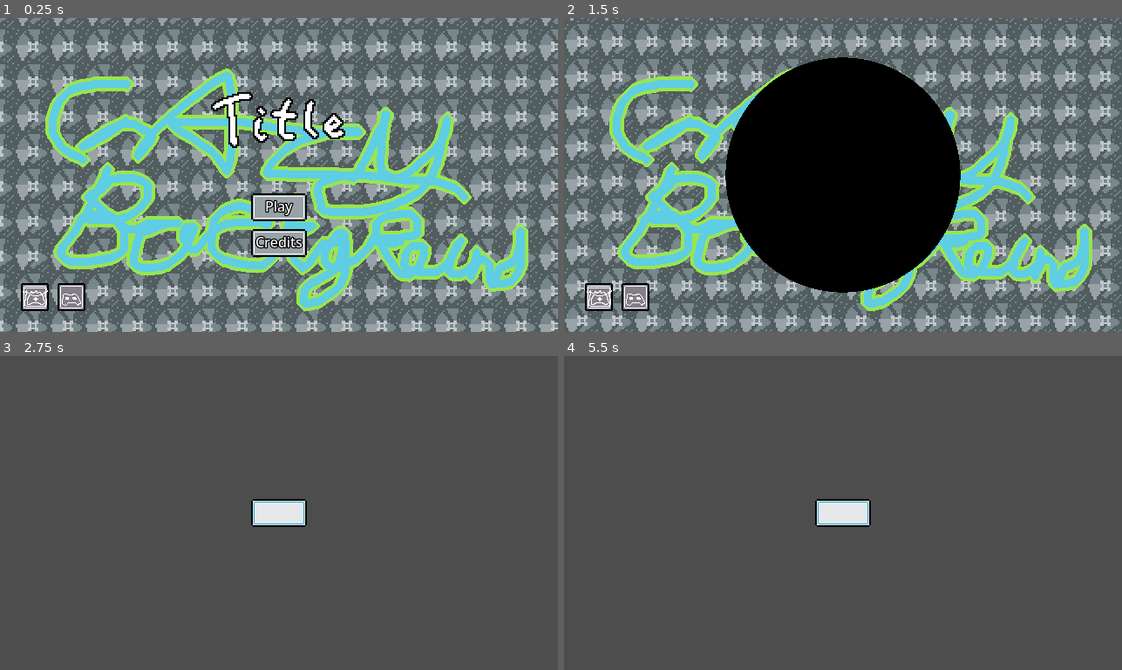
Above: before the commit, frames 1-4 (two rows, left to right).
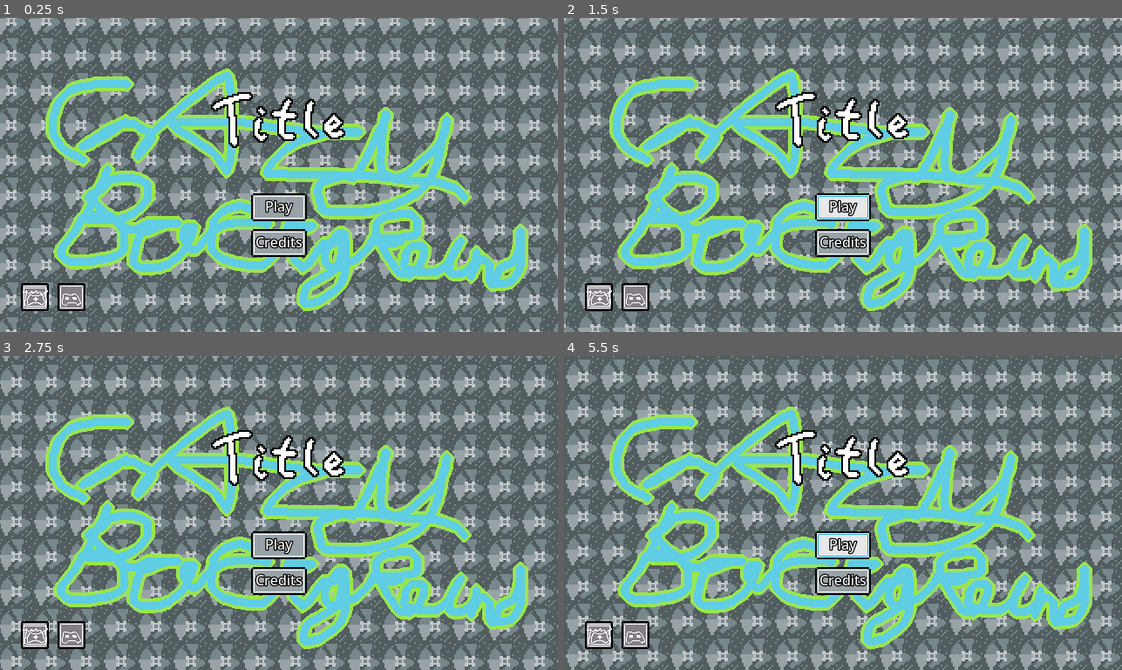
Above: after the commit, the same moments.

Repository: Simplexeon/SimplExtensions
Game: Godot game, scene res://SimplExtensions/MainMenu/MainMenu.tscn
Same seed, same stepped clock (60 frames per second), same inputs: the game is played once before the commit and once after it. The project has no main scene, so this scene is started directly.
Inputs (mouse positions are in pixels of both pictures, inside the frame that each line leads up to; where the layout moved, square brackets give the same spot in the first picture):
- Up to frame 1 (0.25 s): no input
- Up to frame 2 (1.5 s): click (843, 206) at 0.5 s; click (843, 206) at 1.25 s
- Up to frame 3 (2.75 s): click (279, 513) at 2.02 s
- Up to frame 4 (5.5 s): click (843, 513) at 2.77 s; click (843, 513) at 3.52 s; click (843, 544) [843, 513] at 4.25 s

The runs differ from the first frame. In frame 1, 52% of the frame differs, in the area x 0-100%, y 0-100%; in frame 2, 67%; in frame 3, 62%; in frame 4, 62%.

Commit message:
Removed testing code

Diff:
--- a/SimplExtensions/MainMenu/MainMenu.tscn
+++ b/SimplExtensions/MainMenu/MainMenu.tscn
@@ -48,10 +48,10 @@
 anchor_top = 0.5
 anchor_right = 0.5
 anchor_bottom = 0.5
-offset_left = -329.134
-offset_top = -161.312
-offset_right = 950.866
-offset_bottom = 558.688
+offset_left = -353.952
+offset_top = -111.618
+offset_right = 926.048
+offset_bottom = 608.382
 grow_horizontal = 2
 grow_vertical = 2
 scale = Vector2(2, 2)
@@ -133,7 +133,6 @@
 offset_right = 32.0
 offset_bottom = 52.69
 pivot_offset = Vector2(32, 16)
-TargetScene = "res://SimplExtensions/MainMenu/SceneTextureButton.tscn"
 Text = "Play"
 OffsetPosition = Vector2(0, 36.69)
 base_pos = Vector2(288, 164)
@@ -146,7 +145,6 @@
 offset_right = 32.0
 offset_bottom = 94.04
 pivot_offset = Vector2(32, 16)
-TargetScene = "res://SimplExtensions/MainMenu/LinkedTextureButton.tscn"
 Text = "Credits"
 OffsetPosition = Vector2(0, 78.04)
 base_pos = Vector2(288, 164)
